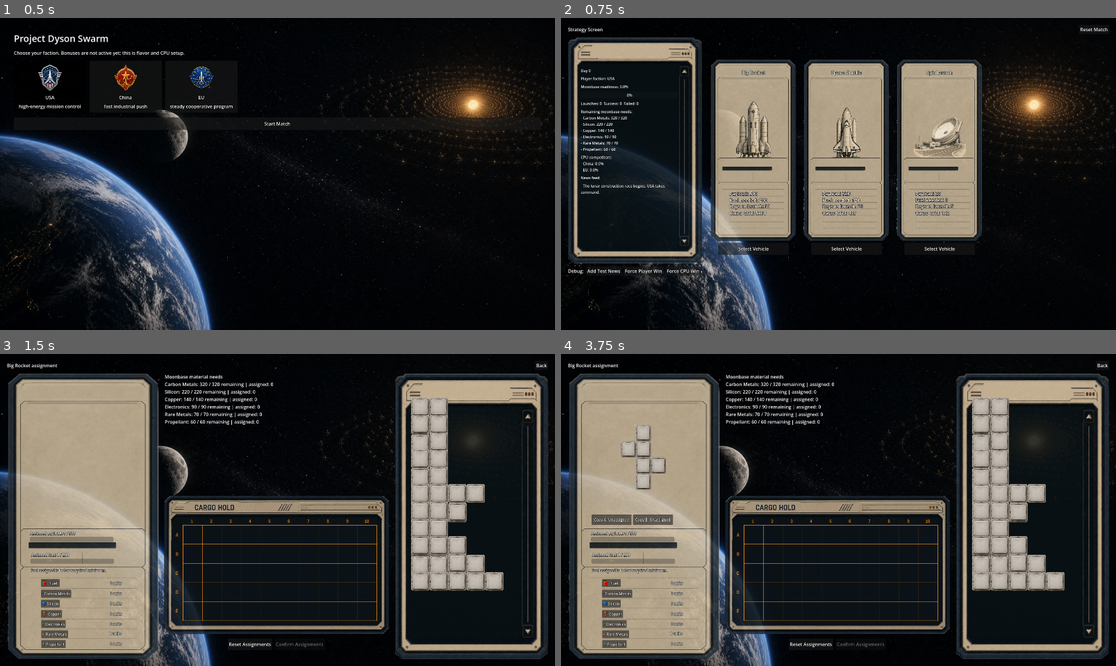
Above: before the commit, frames 1-4 (two rows, left to right).
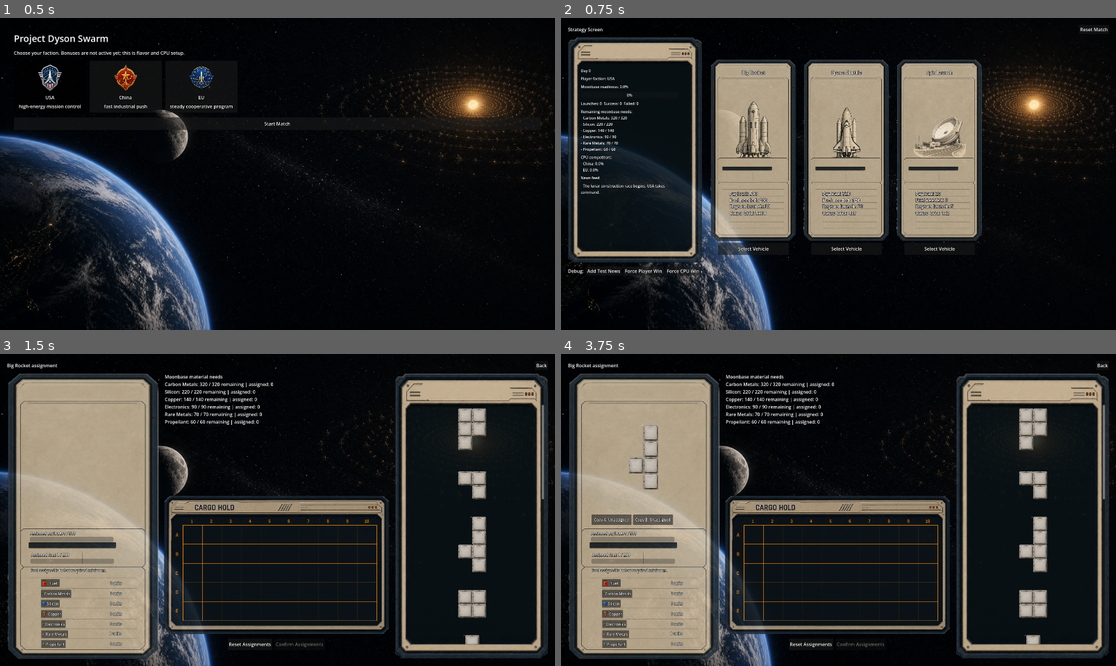
Above: after the commit, the same moments.

Repository: Geopardi00/ProjectDysonSwarm
Game: Godot game, scene res://scenes/main/Main.tscn
The game is run twice, just before and just after one commit, with the same random seed, the same clock (stepped at 60 frames per second) and the same inputs.
Inputs (mouse positions are in pixels of both pictures, inside the frame that each line leads up to; where the layout moved, square brackets give the same spot in the first picture):
- Up to frame 1 (0.5 s): no input
- Up to frame 2 (0.75 s): click "Start Match" at 0.5 s
- Up to frame 3 (1.5 s): click "Select Vehicle" at 1.25 s
- Up to frame 4 (3.75 s): click (1032, 428) [988, 425] at 2 s; click (1032, 485) [988, 432] at 2.75 s; click (1032, 544) [988, 469] at 3.5 s

Frame 1 is identical in both runs. In frame 2, 0.2% of the frame differs, in the area x 1-25%, y 7-79%; in frame 3, 7.9%; in frame 4, 8.6%, in the area x 10-99%, y 6-98%.

Commit message:
Tune assignment cargo slot list

Diff:
--- a/scenes/ui/CargoLoadingScreen.gd
+++ b/scenes/ui/CargoLoadingScreen.gd
@@ -20,6 +20,7 @@
 var moonbase_remaining_requirements: Dictionary = {}
 var piece_buttons: Dictionary = {}
 var packing_piece_buttons: Dictionary = {}
+var half_size_piece_textures: Dictionary = {}
 
 var root: VBoxContainer
 var vehicle_label: Label
@@ -200,8 +201,10 @@
 		button.disabled = false
 		button.text = ""
 		button.tooltip_text = piece.display_name
-		button.icon = UiAssetsScript.get_cargo_piece_texture(piece.shape_id)
+		button.icon = _get_half_size_piece_texture(piece.shape_id)
 		button.expand_icon = false
+		button.icon_alignment = HORIZONTAL_ALIGNMENT_CENTER
+		button.vertical_icon_alignment = VERTICAL_ALIGNMENT_CENTER
 		button.flat = true
 		button.toggle_mode = true
 		button.set_meta("shape_id", piece.shape_id)
@@ -209,6 +212,7 @@
 		if not button.pressed.is_connected(pressed_callable):
 			button.pressed.connect(pressed_callable)
 		piece_buttons[piece.shape_id] = button
+	_fit_piece_list_scroll_area()
 
 
 func _rebuild_packing_piece_buttons() -> void:
@@ -330,6 +334,33 @@
 		return a.name.naturalnocasecmp_to(b.name) < 0
 	)
 	return buttons
+
+
+func _fit_piece_list_scroll_area() -> void:
+	var content_size := Vector2(360, 640)
+	for button in _get_piece_slot_buttons():
+		if not button.visible:
+			continue
+		content_size.x = maxf(content_size.x, button.position.x + button.size.x + 16.0)
+		content_size.y = maxf(content_size.y, button.position.y + button.size.y + 16.0)
+	piece_list.custom_minimum_size = content_size
+
+
+func _get_half_size_piece_texture(shape_id: String) -> Texture2D:
+	if half_size_piece_textures.has(shape_id):
+		return half_size_piece_textures[shape_id]
+	var texture := UiAssetsScript.get_cargo_piece_texture(shape_id)
+	if texture == null:
+		return null
+	var image := texture.get_image()
+	if image == null:
+		return texture
+	var width := maxi(1, int(roundi(image.get_width() * 1.0)))
+	var height := maxi(1, int(roundi(image.get_height() * 1.0)))
+	image.resize(width, height, Image.INTERPOLATE_LANCZOS)
+	var scaled_texture := ImageTexture.create_from_image(image)
+	half_size_piece_textures[shape_id] = scaled_texture
+	return scaled_texture
 
 
 func _on_piece_slot_pressed(button: Button) -> void:
--- a/scenes/ui/CargoLoadingScreen.tscn
+++ b/scenes/ui/CargoLoadingScreen.tscn
@@ -423,6 +423,10 @@
 anchors_preset = 15
 anchor_right = 1.0
 anchor_bottom = 1.0
+offset_left = 14.0
+offset_top = 35.0
+offset_right = 14.0
+offset_bottom = -24.0
 grow_horizontal = 2
 grow_vertical = 2
 theme_override_constants/margin_left = 28
@@ -438,96 +442,106 @@
 
 [node name="PieceList" type="Control" parent="RootMargin/Layout/AssignmentPanel/AssignmentCargoListPanel/Margin/PieceScroll" unique_id=1200337864]
 unique_name_in_owner = true
-layout_mode = 2
-custom_minimum_size = Vector2(360, 640)
-
-[node name="PieceSlot01Button" type="Button" parent="RootMargin/Layout/AssignmentPanel/AssignmentCargoListPanel/Margin/PieceScroll/PieceList"]
-layout_mode = 0
-offset_left = 24.0
-offset_top = 6.0
-offset_right = 144.0
-offset_bottom = 58.0
+custom_minimum_size = Vector2(360, 3000)
+layout_mode = 2
+
+[node name="PieceSlot01Button" type="Button" parent="RootMargin/Layout/AssignmentPanel/AssignmentCargoListPanel/Margin/PieceScroll/PieceList" unique_id=1047186329]
+layout_mode = 0
+offset_left = 98.0
+offset_top = -20.000002
+offset_right = 438.0
+offset_bottom = 260.0
+scale = Vector2(0.74942815, 0.74942815)
 tooltip_text = "Cargo piece slot 1"
 flat = true
 
-[node name="PieceSlot02Button" type="Button" parent="RootMargin/Layout/AssignmentPanel/AssignmentCargoListPanel/Margin/PieceScroll/PieceList"]
-layout_mode = 0
-offset_left = 24.0
-offset_top = 66.0
-offset_right = 144.0
-offset_bottom = 118.0
+[node name="PieceSlot02Button" type="Button" parent="RootMargin/Layout/AssignmentPanel/AssignmentCargoListPanel/Margin/PieceScroll/PieceList" unique_id=401233998]
+layout_mode = 0
+offset_left = 97.99999
+offset_top = 173.0
+offset_right = 438.0
+offset_bottom = 453.0
+scale = Vector2(0.7495316, 0.7495316)
 tooltip_text = "Cargo piece slot 2"
 flat = true
 
-[node name="PieceSlot03Button" type="Button" parent="RootMargin/Layout/AssignmentPanel/AssignmentCargoListPanel/Margin/PieceScroll/PieceList"]
-layout_mode = 0
-offset_left = 24.0
-offset_top = 126.0
-offset_right = 144.0
-offset_bottom = 178.0
+[node name="PieceSlot03Button" type="Button" parent="RootMargin/Layout/AssignmentPanel/AssignmentCargoListPanel/Margin/PieceScroll/PieceList" unique_id=1851333185]
+layout_mode = 0
+offset_left = 98.0
+offset_top = 379.0
+offset_right = 438.0
+offset_bottom = 659.0
+scale = Vector2(0.74968374, 0.74968374)
 tooltip_text = "Cargo piece slot 3"
 flat = true
 
-[node name="PieceSlot04Button" type="Button" parent="RootMargin/Layout/AssignmentPanel/AssignmentCargoListPanel/Margin/PieceScroll/PieceList"]
-layout_mode = 0
-offset_left = 24.0
-offset_top = 186.0
-offset_right = 144.0
-offset_bottom = 238.0
+[node name="PieceSlot04Button" type="Button" parent="RootMargin/Layout/AssignmentPanel/AssignmentCargoListPanel/Margin/PieceScroll/PieceList" unique_id=1161664008]
+layout_mode = 0
+offset_left = 98.0
+offset_top = 584.0
+offset_right = 438.0
+offset_bottom = 864.0
+scale = Vector2(0.74913985, 0.74913985)
 tooltip_text = "Cargo piece slot 4"
 flat = true
 
-[node name="PieceSlot05Button" type="Button" parent="RootMargin/Layout/AssignmentPanel/AssignmentCargoListPanel/Margin/PieceScroll/PieceList"]
-layout_mode = 0
-offset_left = 24.0
-offset_top = 246.0
-offset_right = 144.0
-offset_bottom = 298.0
+[node name="PieceSlot05Button" type="Button" parent="RootMargin/Layout/AssignmentPanel/AssignmentCargoListPanel/Margin/PieceScroll/PieceList" unique_id=237660663]
+layout_mode = 0
+offset_left = 98.0
+offset_top = 788.0
+offset_right = 438.0
+offset_bottom = 1068.0
+scale = Vector2(0.7503749, 0.7503749)
 tooltip_text = "Cargo piece slot 5"
 flat = true
 
-[node name="PieceSlot06Button" type="Button" parent="RootMargin/Layout/AssignmentPanel/AssignmentCargoListPanel/Margin/PieceScroll/PieceList"]
-layout_mode = 0
-offset_left = 24.0
-offset_top = 306.0
-offset_right = 144.0
-offset_bottom = 358.0
+[node name="PieceSlot06Button" type="Button" parent="RootMargin/Layout/AssignmentPanel/AssignmentCargoListPanel/Margin/PieceScroll/PieceList" unique_id=473254778]
+layout_mode = 0
+offset_left = 99.0
+offset_top = 995.0
+offset_right = 439.0
+offset_bottom = 1275.0
+scale = Vector2(0.74973917, 0.74973917)
 tooltip_text = "Cargo piece slot 6"
 flat = true
 
-[node name="PieceSlot07Button" type="Button" parent="RootMargin/Layout/AssignmentPanel/AssignmentCargoListPanel/Margin/PieceScroll/PieceList"]
-layout_mode = 0
-offset_left = 24.0
-offset_top = 366.0
-offset_right = 144.0
-offset_bottom = 418.0
+[node name="PieceSlot07Button" type="Button" parent="RootMargin/Layout/AssignmentPanel/AssignmentCargoListPanel/Margin/PieceScroll/PieceList" unique_id=1149530109]
+layout_mode = 0
+offset_left = 99.000015
+offset_top = 1204.0
+offset_right = 439.0
+offset_bottom = 1484.0
+scale = Vector2(0.74992055, 0.74992055)
 tooltip_text = "Cargo piece slot 7"
 flat = true
 
-[node name="PieceSlot08Button" type="Button" parent="RootMargin/Layout/AssignmentPanel/AssignmentCargoListPanel/Margin/PieceScroll/PieceList"]
-layout_mode = 0
-offset_left = 24.0
-offset_top = 426.0
-offset_right = 144.0
-offset_bottom = 478.0
+[node name="PieceSlot08Button" type="Button" parent="RootMargin/Layout/AssignmentPanel/AssignmentCargoListPanel/Margin/PieceScroll/PieceList" unique_id=1258652092]
+layout_mode = 0
+offset_left = 99.0
+offset_top = 1413.0
+offset_right = 439.0
+offset_bottom = 1693.0
+scale = Vector2(0.74965394, 0.74965394)
 tooltip_text = "Cargo piece slot 8"
 flat = true
 
-[node name="PieceSlot09Button" type="Button" parent="RootMargin/Layout/AssignmentPanel/AssignmentCargoListPanel/Margin/PieceScroll/PieceList"]
-layout_mode = 0
-offset_left = 24.0
-offset_top = 486.0
-offset_right = 144.0
-offset_bottom = 538.0
+[node name="PieceSlot09Button" type="Button" parent="RootMargin/Layout/AssignmentPanel/AssignmentCargoListPanel/Margin/PieceScroll/PieceList" unique_id=2087030318]
+layout_mode = 0
+offset_left = 99.0
+offset_top = 1622.0
+offset_right = 439.0
+offset_bottom = 1902.0
+scale = Vector2(0.750406, 0.750406)
 tooltip_text = "Cargo piece slot 9"
 flat = true
 
-[node name="PieceSlot10Button" type="Button" parent="RootMargin/Layout/AssignmentPanel/AssignmentCargoListPanel/Margin/PieceScroll/PieceList"]
-layout_mode = 0
-offset_left = 24.0
-offset_top = 546.0
-offset_right = 144.0
-offset_bottom = 598.0
+[node name="PieceSlot10Button" type="Button" parent="RootMargin/Layout/AssignmentPanel/AssignmentCargoListPanel/Margin/PieceScroll/PieceList" unique_id=1883735150]
+layout_mode = 0
+offset_left = 99.000015
+offset_top = 1831.0
+offset_right = 439.0
+offset_bottom = 2111.0
+scale = Vector2(0.74998915, 0.74998915)
 tooltip_text = "Cargo piece slot 10"
 flat = true
 
Binary file changed: assets/ui/panels/empty_panel.png
Not shown, changed: state_of_game.md
